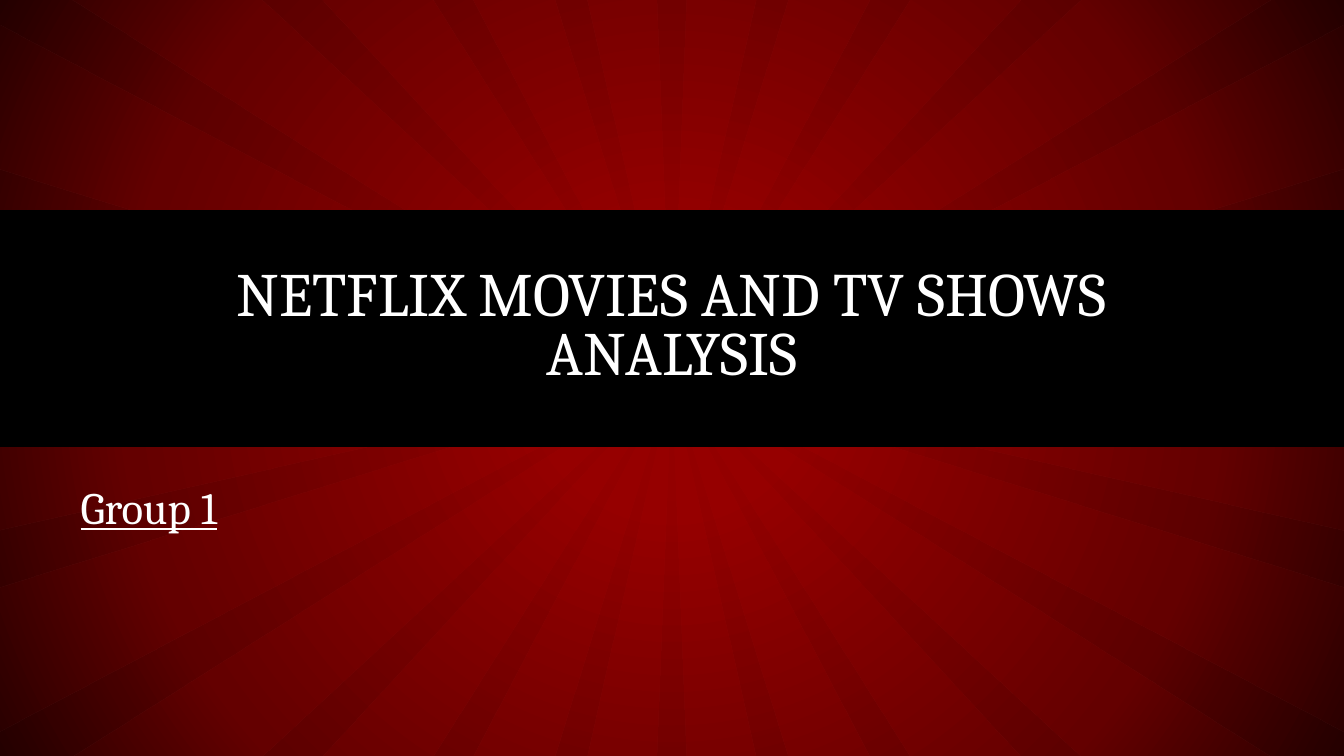
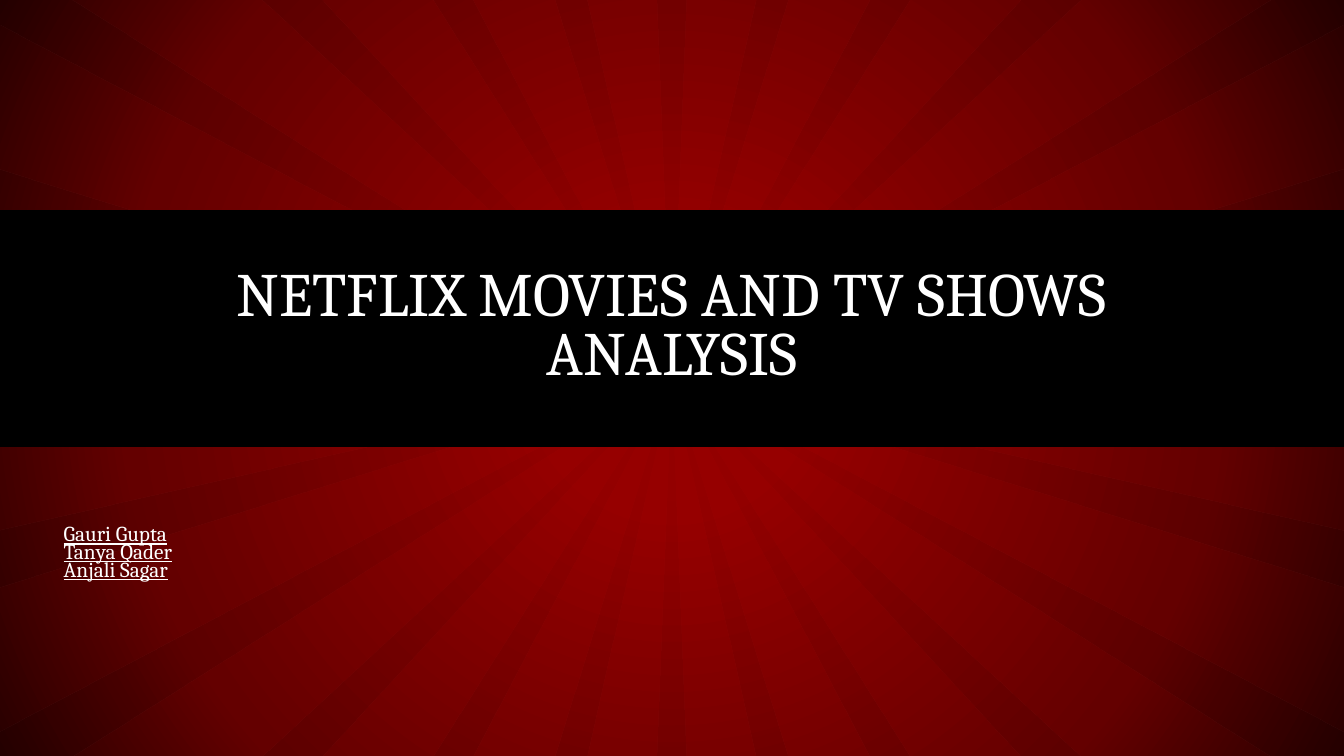
Before and after one commit to guptga/NetFlix-Movies-and-TV-Shows-Analysis, a slide deck: slide 1 of NETFLIX MOVIES AND TV SHOWS ANALYSIS.pptx. Drawn at 1344x756 pixels with LibreOffice and Linux fonts; fonts in the diff are those of the drawing; background and template pictures are left out. Boxes give left, top, right and bottom in pixels: in the first picture for what was removed or moved away, otherwise in the second. Text is boxed around its words. In the diff, an @@ line names an element or a change of style, - is before the commit and + after.

Commit message:
Final changes

```diff
--- a/NETFLIX MOVIES AND TV SHOWS ANALYSIS.pptx
+++ b/NETFLIX MOVIES AND TV SHOWS ANALYSIS.pptx
@@ subtitle at bbox=[64, 526, 172, 582]: text changed; size 32 to 15.2 pt @@
-Group 1
+Gauri Gupta
+Tanya Qader
+Anjali Sagar
```
Also in this commit, not shown: 2 slides added.
